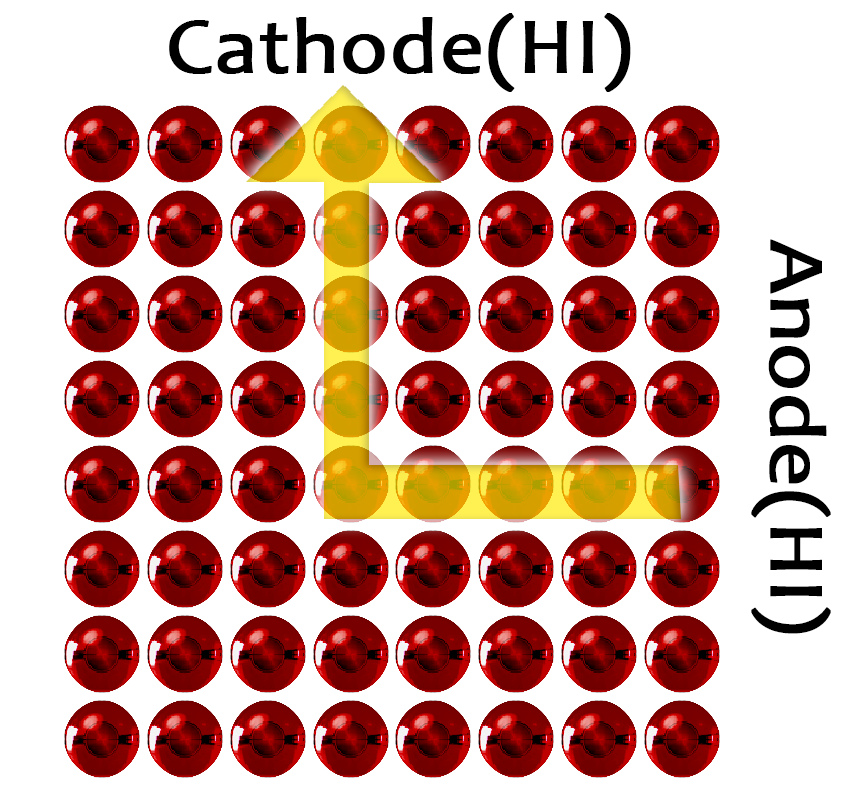
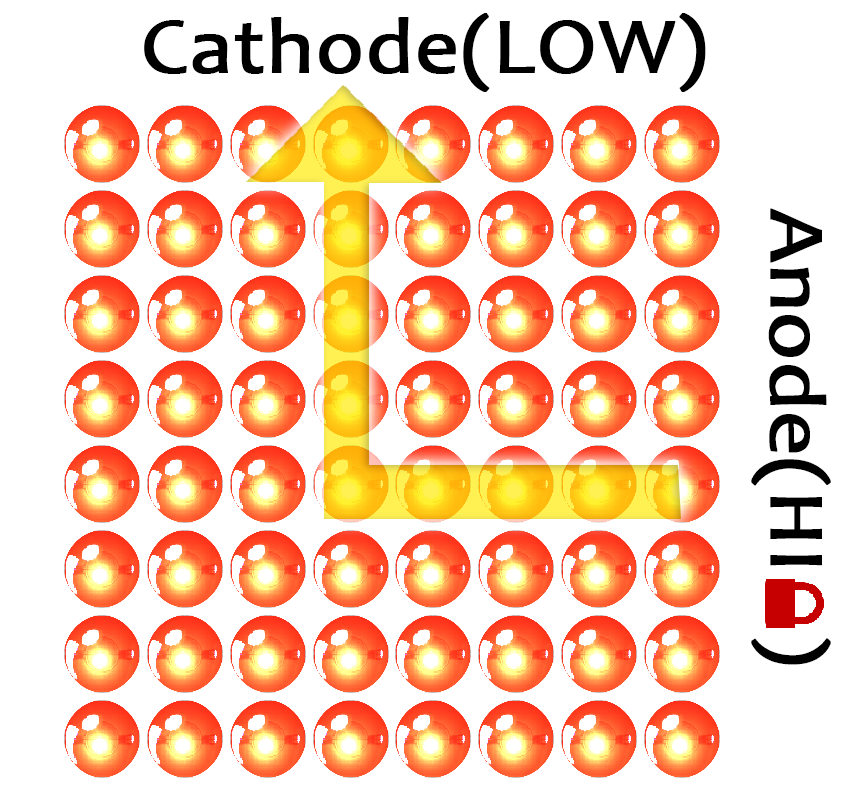
Two versions of the same layered image (866x786). Layer-by-layer changes:
renamed "Cathode(HI)" to "Cathode(ON)", hid it, painted on it over [144, 13, 643, 92]
renamed "Anode(HI)" to "Anode(HI )", painted on it over [751, 208, 831, 665]
added layer "レイヤー 4" above "on" over [765, 579, 824, 628]
added group "on" with 3 layers above "off" over [64, 13, 752, 778]
added layer "Cathode(LOW)" in group "on" over [144, 13, 706, 92]
moved "レイヤー 2" into group "on" over [246, 85, 681, 519]
added layer "レイヤー 3" in group "on" over [64, 105, 752, 778]
